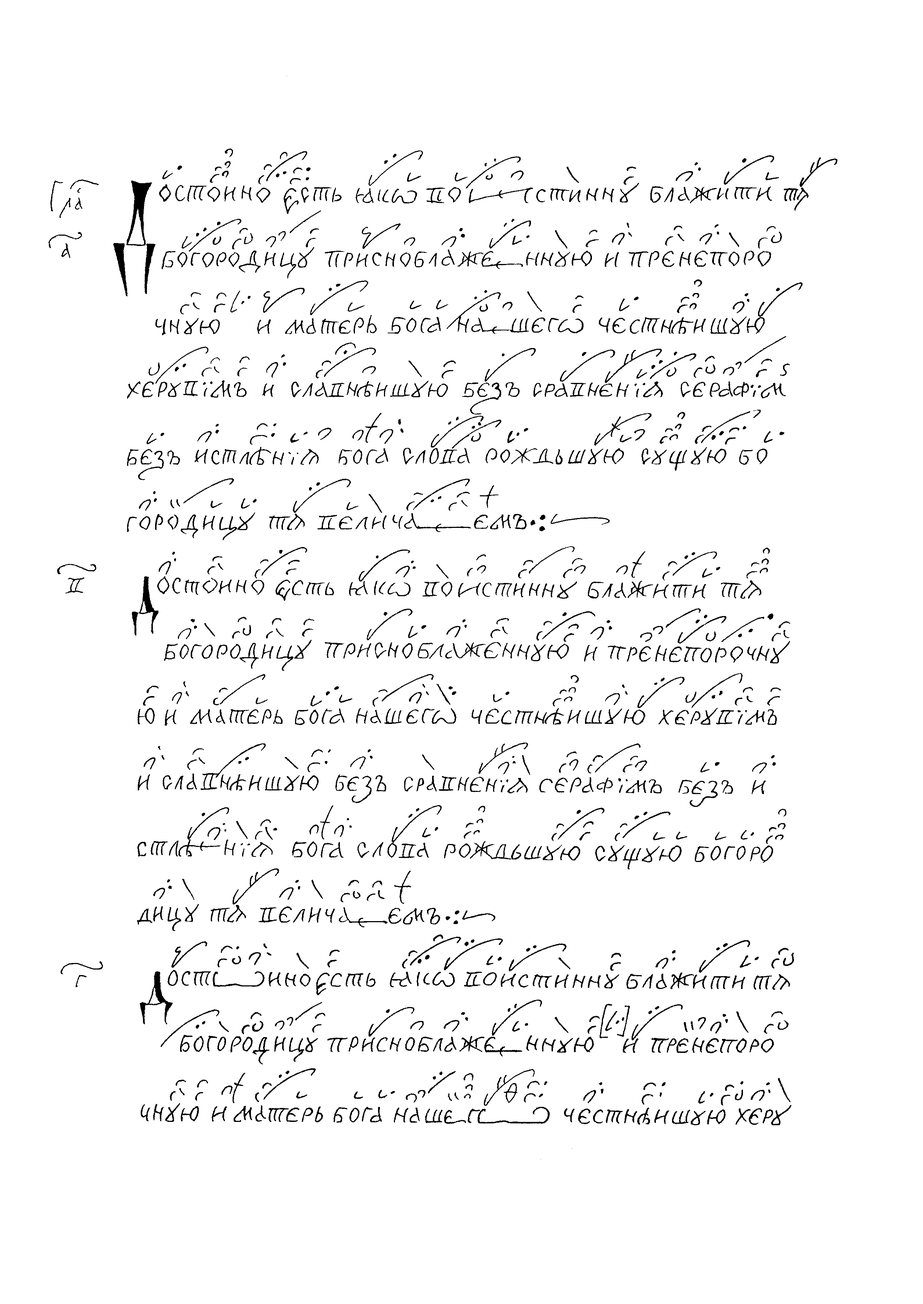
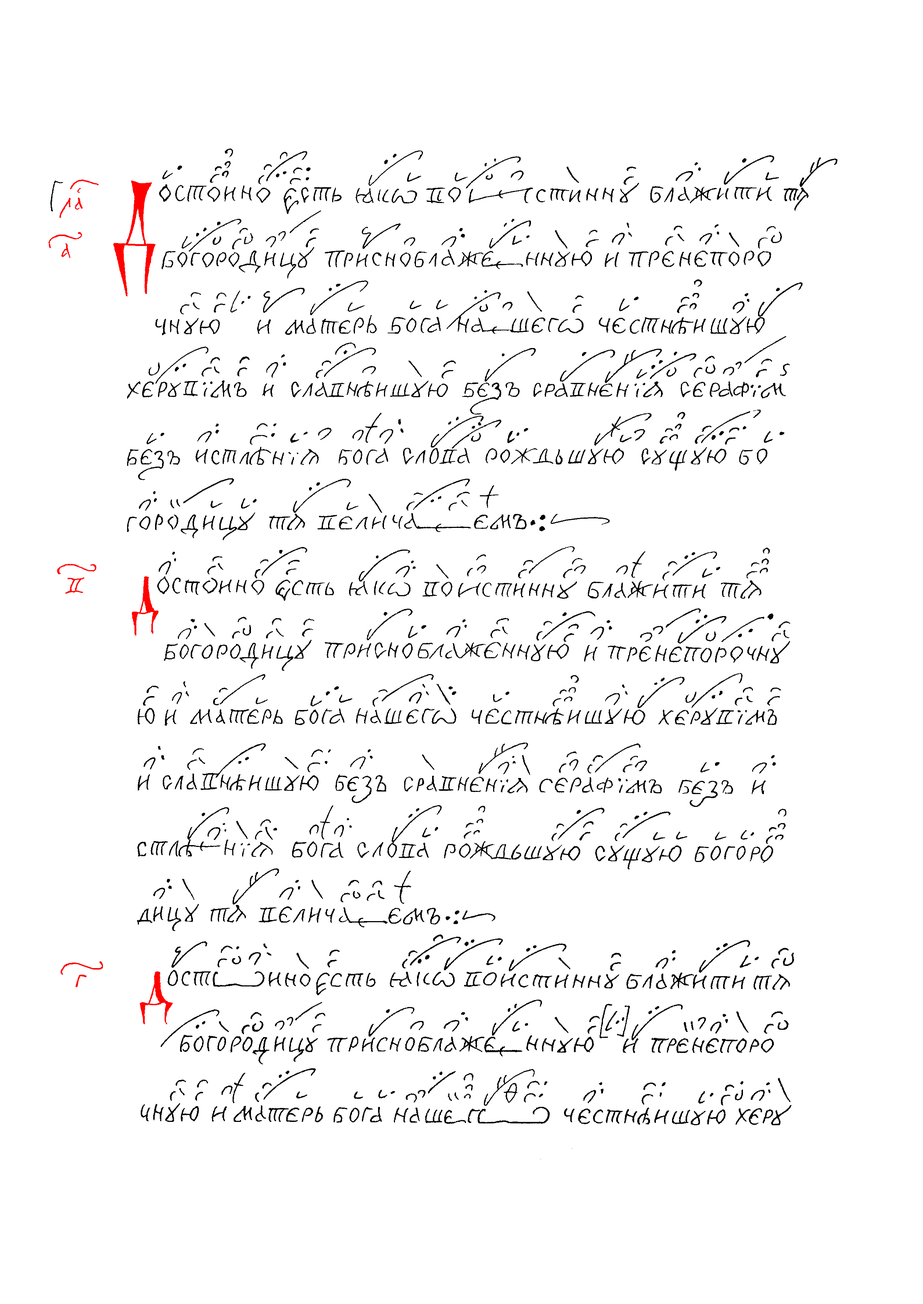
Two versions of the same layered image (923 x 1304). Layer-by-layer changes:
painted on "Червила" over (x1=48, y1=179, x2=173, y2=1025)
painted on "Чернила" over (x1=48, y1=76, x2=788, y2=1123)
